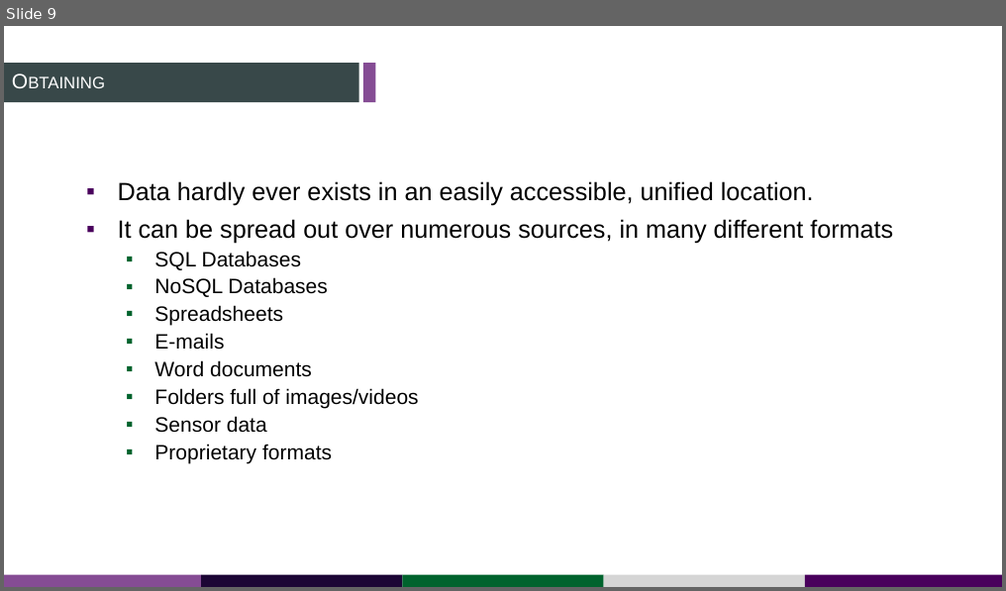
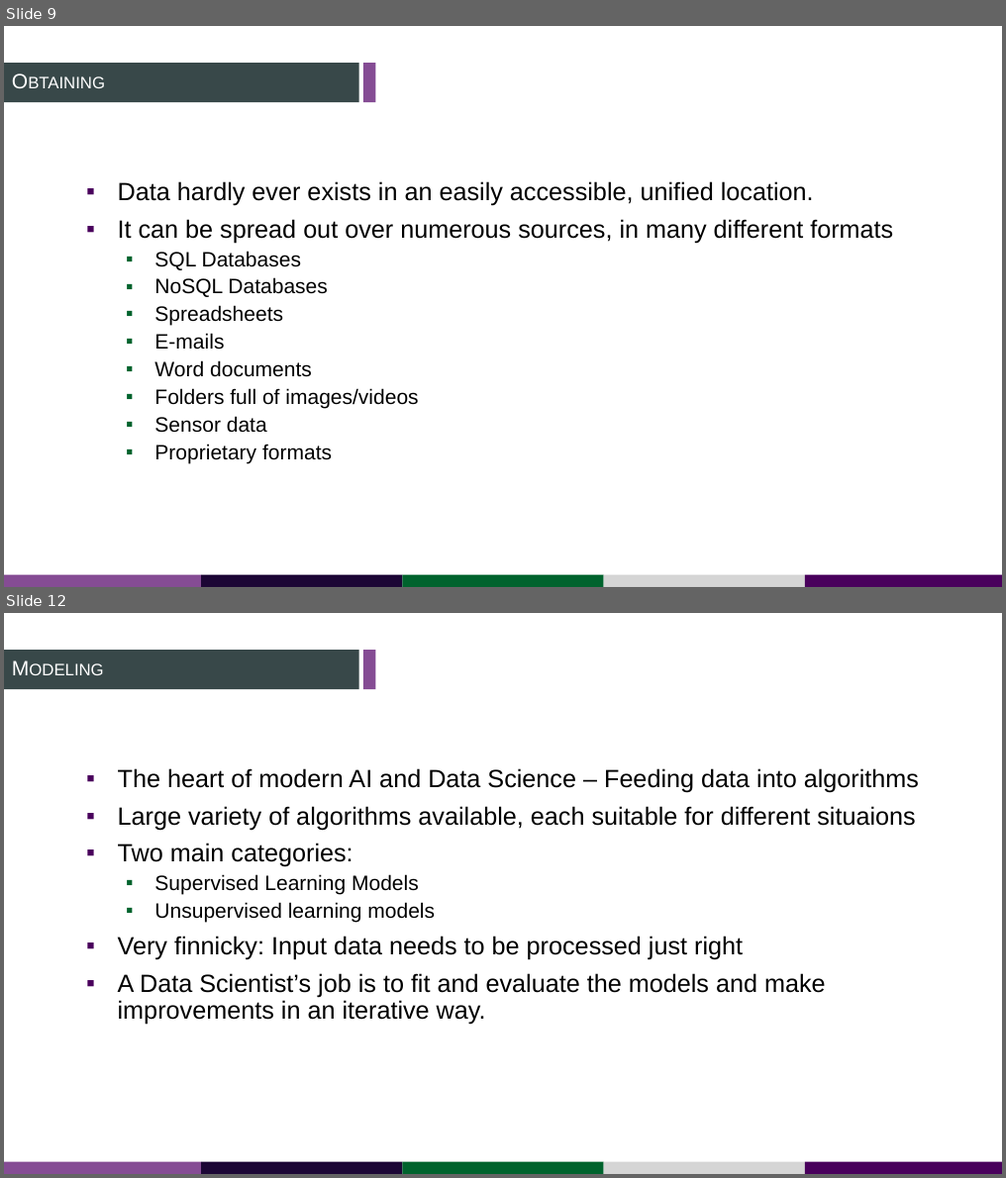
Before and after one commit to thekhan314/DataScienceOutline, a slide deck: Data Science & analysis.pptx. Shown one above the other, each under a label of ours: slide 9 before the commit, slides 9 and 12 after it; the slides between them are not shown. The pictures are 1006x591 and 1006x1178 pixels, drawn with LibreOffice and Linux fonts; fonts in the diff are those of the drawing. Boxes give left, top, right and bottom in pixels: in the first picture for what was removed or moved away, otherwise in the second. Text is boxed around its words. In the diff, an @@ line names an element or a change of style, - is before the commit and + after.

```diff
--- a/Data Science & analysis.pptx
+++ b/Data Science & analysis.pptx
@@ slide 12 added at (x1=4, y1=613, x2=1002, y2=1174), background #FFFFFF; not listed: 7 template elements that a slide beside it also shows @@
@@ title added at (x1=4, y1=651, x2=358, y2=689), 20 pt, text #FFFFFF, small capitals @@
+Modeling
@@ text added at (x1=118, y1=768, x2=919, y2=1025), 24 pt, text #000000 @@
+▪ The heart of modern AI and Data Science – Feeding data into algorithms
+▪ Large variety of algorithms available, each suitable for different situaions
+▪ Two main categories:
+  ▪ Supervised Learning Models
+  ▪ Unsupervised learning models
+▪ Very finnicky: Input data needs to be processed just right
+▪ A Data Scientist’s job is to fit and evaluate the models and make improvements in an iterative way.
```
Also in this commit, not shown: 1 slide changed, 5 other slides added.
